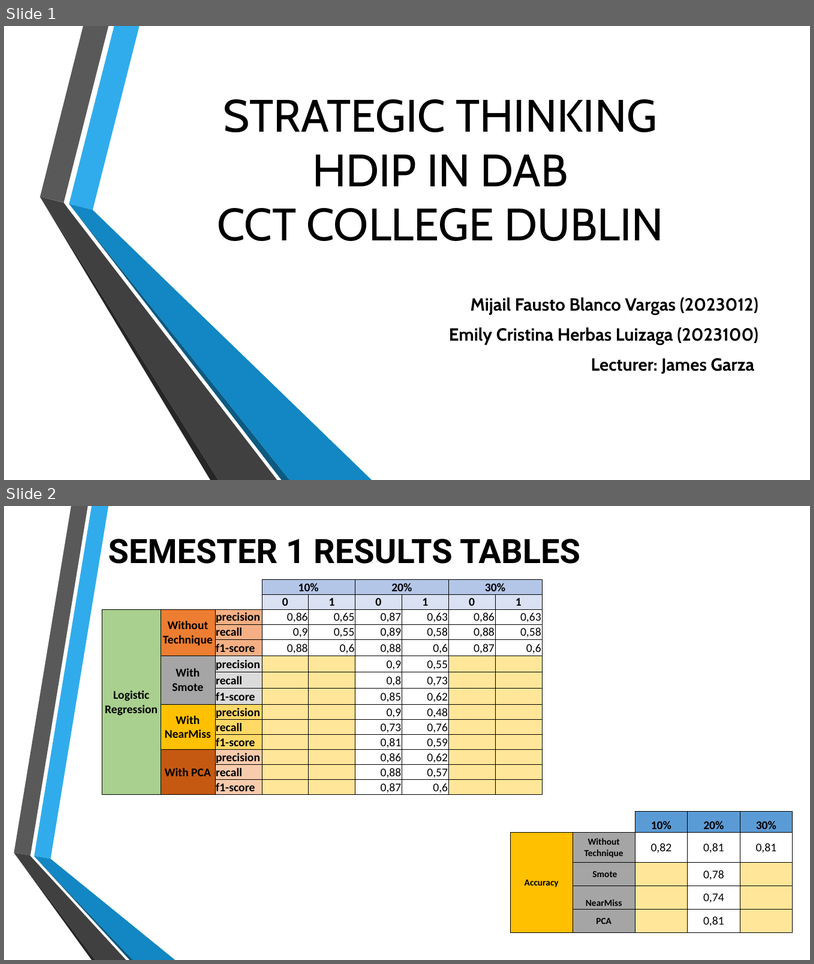
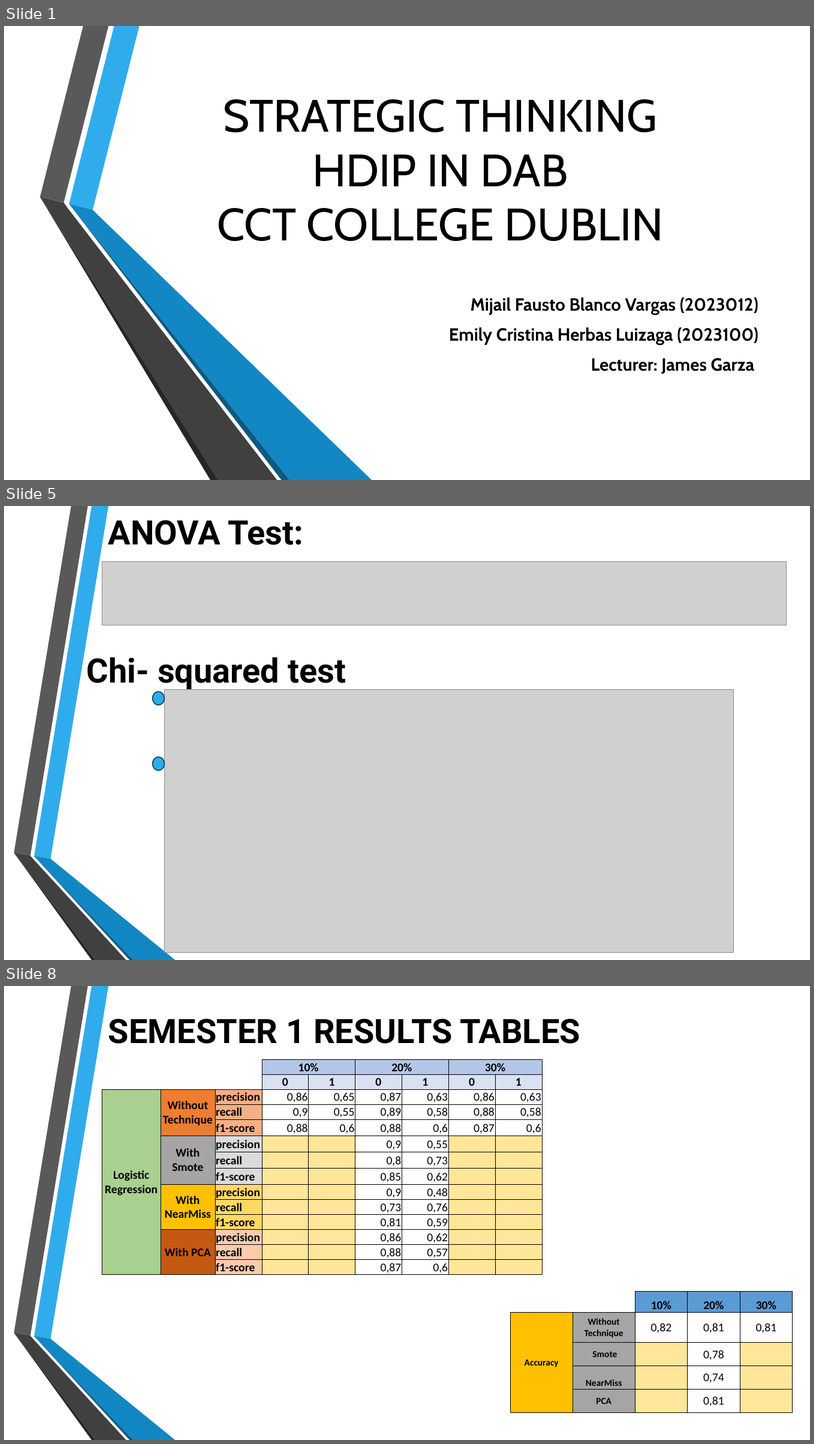
Before and after one commit to mijailbv/Churn_Prediction-Strategic_Thinking, a slide deck: Presentation.pptx. Shown one above the other, each under a label of ours: slides 1 and 2 before the commit, slides 1, 5 and 8 after it; the slides between them are not shown. The pictures are 814x964 and 814x1444 pixels, drawn with LibreOffice and Linux fonts; fonts in the diff are those of the drawing; grey boxes stand for pictures; background and template pictures are left out. Boxes give left, top, right and bottom in pixels: in the first picture for what was removed or moved away, otherwise in the second. Text is boxed around its words. In the diff, an @@ line names an element or a change of style, - is before the commit and + after.

Commit message:
Adding Slides and uploading individual report
- I added a description and  images to the presentation and individual report

```diff
--- a/Presentation.pptx
+++ b/Presentation.pptx
@@ slide 5 added at (x1=4, y1=506, x2=810, y2=960), background picture (left out); not listed: 6 template elements that a slide beside it also shows @@
@@ title added at (x1=108, y1=520, x2=303, y2=545), 40 pt, text #000000, bold @@
+ANOVA Test:
@@ picture added at (x1=102, y1=562, x2=787, y2=625) @@
@@ text added at (x1=87, y1=657, x2=346, y2=691), 40 pt, text #000000, bold @@
+Chi- squared test
@@ ellipse added at (x1=153, y1=692, x2=164, y2=705), fill #30ACEC, outline #154B67 1.25 pt @@
@@ picture added at (x1=164, y1=690, x2=734, y2=952) @@
@@ ellipse added at (x1=153, y1=757, x2=164, y2=771), fill #30ACEC, outline #154B67 1.25 pt @@
@@ what was slide 2 is now slide 8 @@
```
Also in this commit, not shown: 1 slide changed, 4 other slides added, 2 other files.
